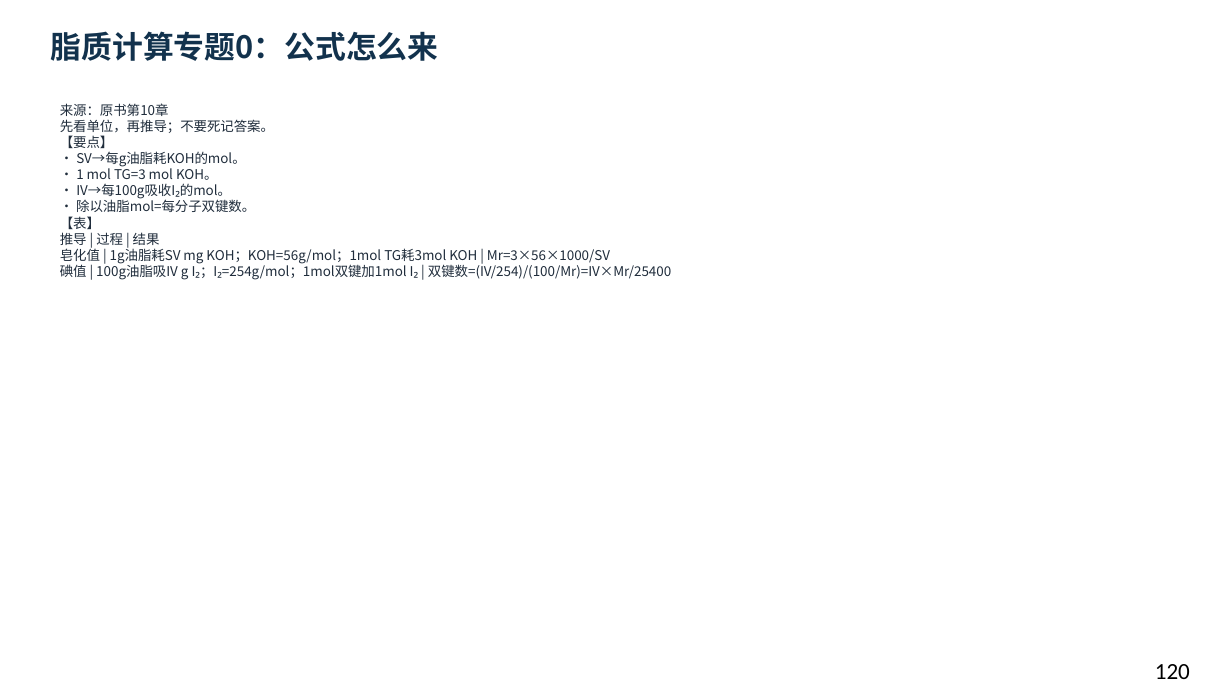
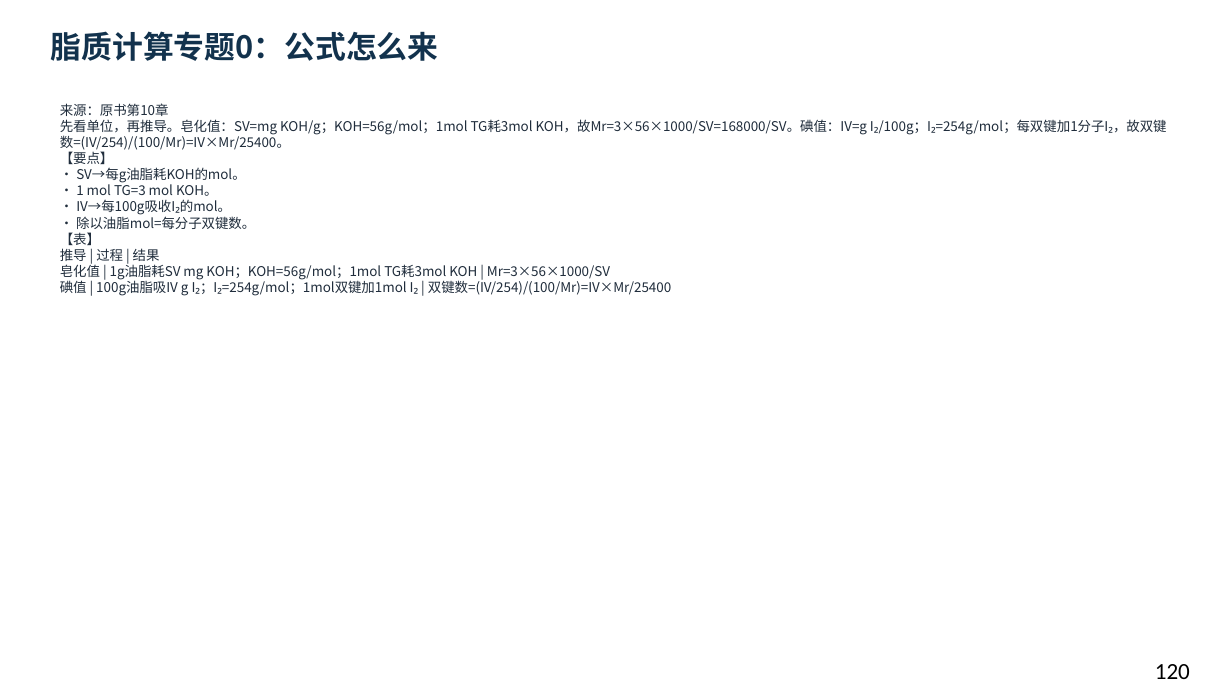
Before and after one commit to newkan-li/Biochemistry, a slide deck: slide 120 of downloads/bc10-ai-style.pptx. Drawn at 1232x693 pixels with LibreOffice and Linux fonts; fonts in the diff are those of the drawing. Boxes give left, top, right and bottom in pixels: in the first picture for what was removed or moved away, otherwise in the second. Text is boxed around its words. In the diff, an @@ line names an element or a change of style, - is before the commit and + after.

```diff
--- a/downloads/bc10-ai-style.pptx
+++ b/downloads/bc10-ai-style.pptx
@@ text at (60, 103, 1166, 296): text changed @@
-来源：原书第10章
-先看单位，再推导；不要死记答案。
-【要点】
-• SV→每g油脂耗KOH的mol。
-• 1 mol TG=3 mol KOH。
-• IV→每100g吸收I₂的mol。
-• 除以油脂mol=每分子双键数。
-【表】
-推导 | 过程 | 结果
-皂化值 | 1g油脂耗SV mg KOH；KOH=56g/mol；1mol TG耗3mol KOH | Mr=3×56×1000/SV
-碘值 | 100g油脂吸IV g I₂；I₂=254g/mol；1mol双键加1mol I₂ | 双键数=(IV/254)/(100/Mr)=IV×Mr/25400
+来源：原书第10章
+先看单位，再推导。皂化值：SV=mg KOH/g；KOH=56g/mol；1mol TG耗3mol KOH，故Mr=3×56×1000/SV=168000/SV。碘值：IV=g I₂/100g；I₂=254g/mol；每双键加1分子I₂，故双键数=(IV/254)/(100/Mr)=IV×Mr/25400。
+【要点】
+• SV→每g油脂耗KOH的mol。
+• 1 mol TG=3 mol KOH。
+• IV→每100g吸收I₂的mol。
+• 除以油脂mol=每分子双键数。
+【表】
+推导 | 过程 | 结果
+皂化值 | 1g油脂耗SV mg KOH；KOH=56g/mol；1mol TG耗3mol KOH | Mr=3×56×1000/SV
+碘值 | 100g油脂吸IV g I₂；I₂=254g/mol；1mol双键加1mol I₂ | 双键数=(IV/254)/(100/Mr)=IV×Mr/25400
```
Also in this commit, not shown: 8 other files.
